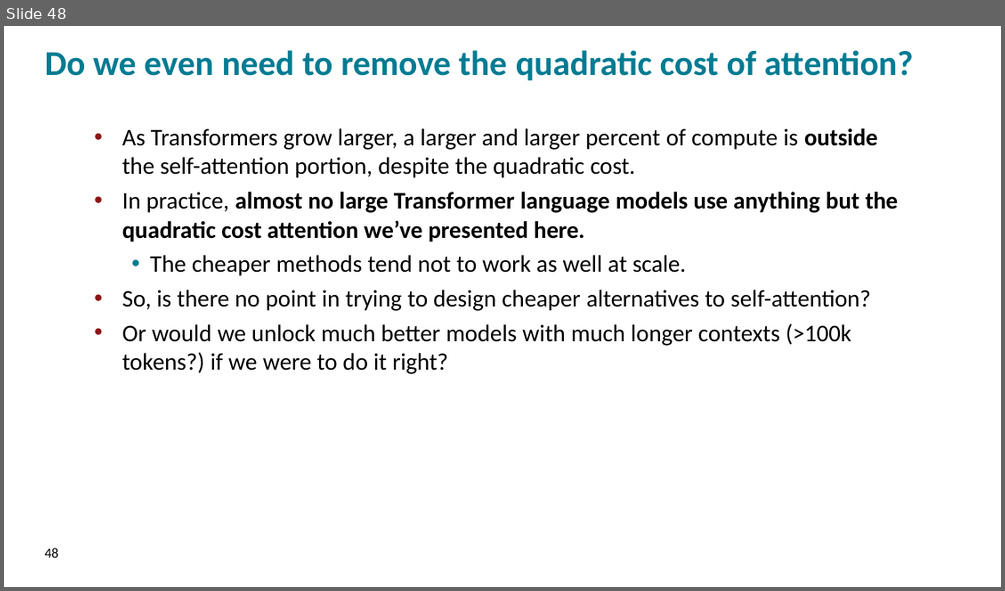
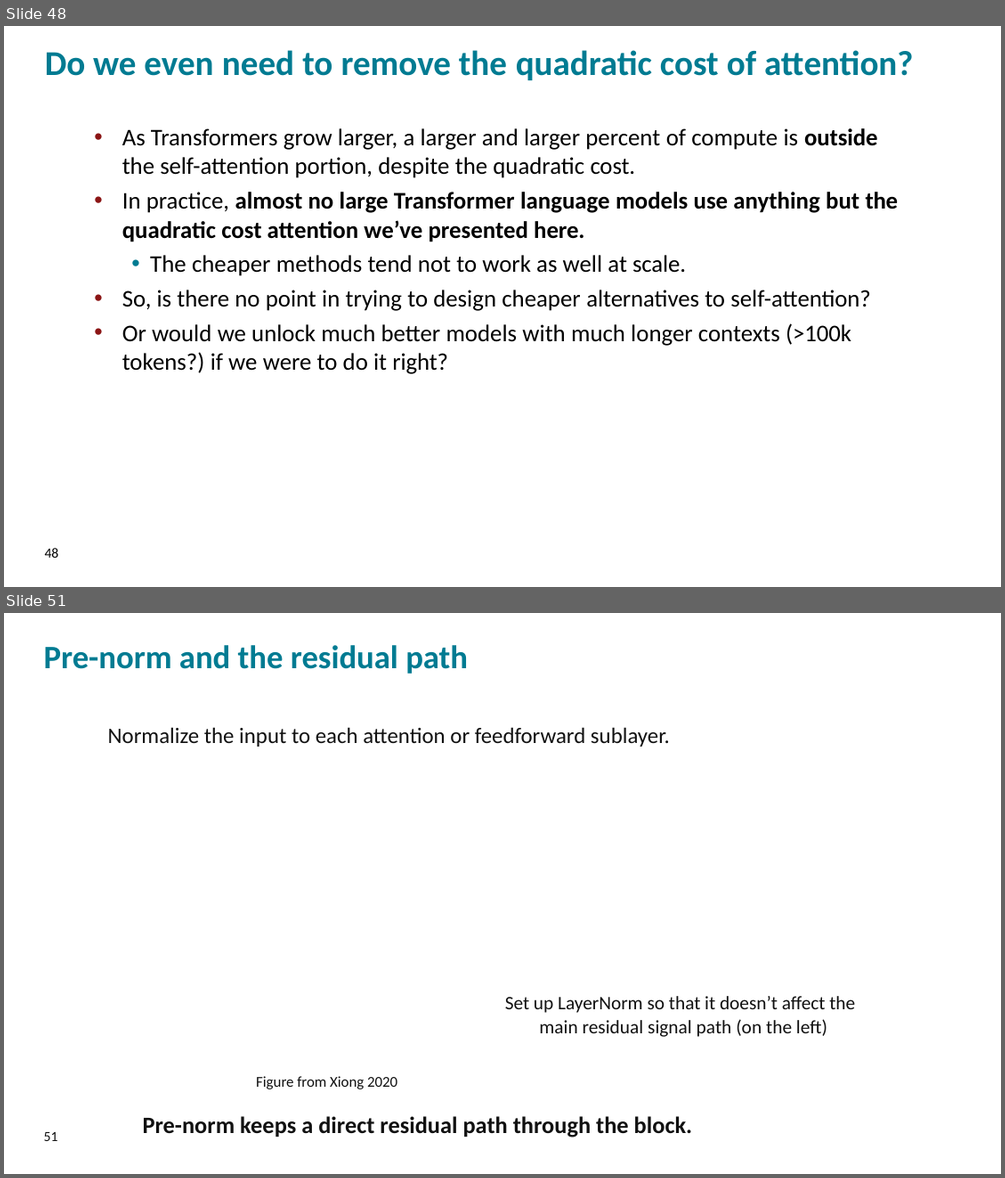
Before and after one commit to FMIPPC/lectures, a slide deck: lecture_03.pptx. Shown one above the other, each under a label of ours: slide 48 before the commit, slides 48 and 51 after it; the slides between them are not shown. The pictures are 1005x591 and 1005x1178 pixels, drawn with LibreOffice and Linux fonts; fonts in the diff are those of the drawing; background and template pictures are left out. Boxes give left, top, right and bottom in pixels: in the first picture for what was removed or moved away, otherwise in the second. Text is boxed around its words. In the diff, an @@ line names an element or a change of style, - is before the commit and + after.

```diff
--- a/lecture_03.pptx
+++ b/lecture_03.pptx
@@ slide 51 added at bbox=[4, 613, 1001, 1174], background picture (left out) @@
@@ text added at bbox=[44, 645, 468, 674], 31.5 pt, text #007B92, bold @@
+Pre-norm and the residual path
@@ text added at bbox=[108, 727, 670, 747], 21.3 pt, text #111111 @@
+Normalize the input to each attention or feedforward sublayer.
@@ text added at bbox=[505, 996, 855, 1013], 18.3 pt, text #111111 @@
+Set up LayerNorm so that it doesn’t affect the
@@ text added at bbox=[539, 1019, 827, 1037], 18.3 pt, text #111111 @@
+main residual signal path (on the left)
@@ text added at bbox=[256, 1076, 397, 1089], 14.4 pt, text #111111 @@
+Figure from Xiong 2020
@@ text added at bbox=[143, 1116, 693, 1137], 22.7 pt, text #111111, bold @@
+Pre-norm keeps a direct residual path through the block.
@@ text added at bbox=[44, 1132, 58, 1141], 13.5 pt, text #111111 @@
+51
```
Also in this commit, not shown: 27 other slides added, 3 other files.
